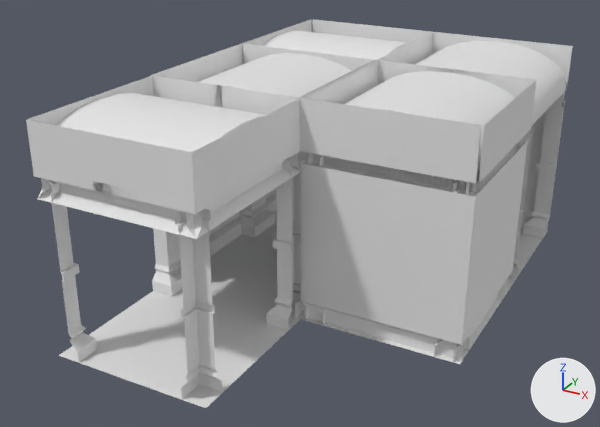
The Blender file Modular_Dungeon.blend: old version first, new version second.
Both versions are drawn from a 50 mm lens placed at (6.37, -9.26, 10.41), pointed at (-2.83, 7.47, 2.05). Lighting does not change. The marker at lower right points along +X, +Y and +Z. Materials are left out; every surface is plain grey.

The scene before the commit, as lines of its bpy script (objects in view):
```python
ob_cross = bpy.data.objects.new('Cross', me_texturescom_pavement_cobblestoneold_1k_albedo)
ob_cross.location = (-4.0, 4.0, 0.0)
ob_cross.rotation_euler = (0.0, 0.0, -1.571)  # degrees (0, 0, -90)
ob_floor__straight = bpy.data.objects.new('Floor (Straight)', me_texturescom_pavement_cobblestoneold_1k_albedo)
ob_floor__straight.location = (-4.0, 8.0, 0.0)
ob_pillar = bpy.data.objects.new('Pillar', me_plane)
ob_pillar.parent = ob_floor__straight
ob_pillar.location = (0.0, 0.0, 0.0)
ob_pillar_001 = bpy.data.objects.new('Pillar.001', me_plane)
ob_pillar_001.parent = ob_cross
ob_pillar_001.location = (-8.0, 0.0, 0.0)
ob_roof_curved4 = bpy.data.objects.new('Roof_Curved4', me_texturescom_pavement_cobblestoneold_1k_albedo_003)
ob_roof_curved4.parent = ob_floor__straight
ob_roof_curved4.location = (0.0, 0.0, 1.485)
ob_roof_curved4_003 = bpy.data.objects.new('Roof_Curved4.003', me_texturescom_pavement_cobblestoneold_1k_albedo_003)
ob_roof_curved4_003.parent = ob_cross
ob_roof_curved4_003.location = (-8.0, 0.0, 1.485)
ob_t_j = bpy.data.objects.new('T_J', me_texturescom_pavement_cobblestoneold_1k_albedo)
ob_t_j.location = (0.0, 12.0, 0.0)
ob_t_j.rotation_euler = (0.0, 0.0, -3.142)  # degrees (0, 0, -180)
ob_toptrim = bpy.data.objects.new('TopTrim', me_texturescom_pavement_cobblestoneold_1k_albedo_006)
ob_toptrim.parent = ob_floor__straight
ob_toptrim.location = (0.0, 0.0, 0.0)
ob_toptrim.rotation_euler = (0.0, 0.0, 1.571)  # degrees (0, 0, 90)
ob_toptrim_001 = bpy.data.objects.new('TopTrim.001', me_texturescom_pavement_cobblestoneold_1k_albedo_006)
ob_toptrim_001.parent = ob_cross
ob_toptrim_001.location = (-8.0, 0.0, 0.0)
ob_toptrim_001.rotation_euler = (0.0, 0.0, 1.571)  # degrees (0, 0, 90)
# also in view: 'Roof_Curved4.005' at (0.0, 8.0, 4.98); 'Roof_Curved4.009' at (-4.0, 12.0, 4.98); 'TopTrim.003' at (0.0, 8.0, 4.65); 'Roof_Curved4.004' at (-4.0, 4.0, 4.4); 'DeadEnd' at (0.0, 8.0, 0.0)
```
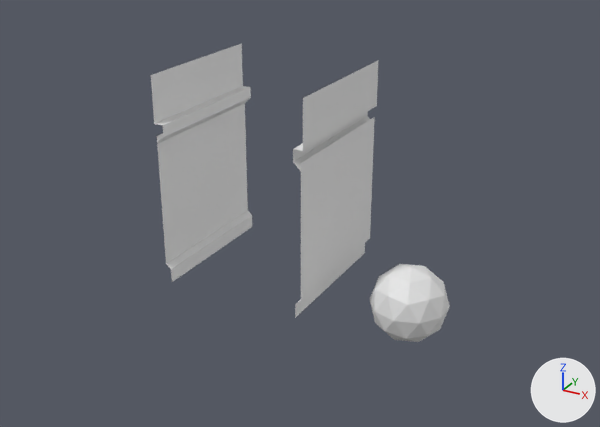
Pixel boxes (x1, y1, x2, y2) of what changed, in the pictures (600 x 427 px):
'Wall.004', hidden
    before: (300, 98, 481, 361)
'TopTrim.002', hidden
    before: (26, 85, 301, 239)
'Cross', hidden
    before: (58, 290, 300, 408)
'Pillar.001', hidden
    before: (46, 155, 294, 399)
'Wall.001', hidden
    before: (299, 60, 537, 361)
'TopTrim.001', hidden
    before: (27, 76, 300, 239)
'Roof_Curved4.003', hidden
    before: (56, 93, 265, 152)
'Roof_Curved4.005', hidden
    before: (345, 71, 515, 170)
'Roof_Curved4.007', hidden
    before: (415, 41, 566, 118)
'Floor (Straight)', hidden
    before: (210, 230, 304, 319)
'Roof_Curved4', hidden
    before: (199, 53, 352, 97)
'Pillar.003', hidden
    before: (509, 82, 568, 278)
'TopTrim', hidden
    before: (152, 44, 377, 171)
'Roof_Curved4.009', hidden
    before: (262, 30, 410, 60)
'TopTrim.004', hidden
    before: (377, 32, 572, 145)
'Pillar', hidden
    before: (176, 172, 301, 303)
'Wall.002', hidden
    before: (437, 32, 573, 232)
'Wall.003', hidden
    before: (312, 19, 432, 43)
'TopTrim.005', hidden
    before: (243, 20, 433, 65)
'TopTrim.003', hidden
    before: (301, 63, 535, 182)
'DeadEnd', hidden
    before: (301, 286, 510, 364)
'Roof_Curved4.004', hidden
    before: (40, 169, 131, 198)
'T_J', hidden
    before: (506, 227, 548, 288)
'Pillar.002', hidden
    before: (315, 138, 523, 356)
'Pillar.004', hidden
    before: (259, 195, 275, 230)
'Wall.005', hidden
    before: (242, 20, 309, 212)
'Roof_Curved4.008', hidden
    before: (531, 85, 566, 126)
'Corner', hidden
    before: (266, 210, 277, 232)
'Wall', unchanged, uncovered by the edit
    both: (151, 43, 378, 318)
'Icosphere', unchanged, uncovered by the edit
    after: (370, 264, 450, 342)

What changed in the scene script:
```text
Change ob_floor__straight:
    add ob_floor__straight.hide_render = True
Change ob_pillar:
    add ob_pillar.hide_render = True
Change ob_roof_curved4:
    add ob_roof_curved4.hide_render = True
Change ob_toptrim:
    add ob_toptrim.hide_render = True
Change ob_cross:
    add ob_cross.hide_render = True
Change ob_pillar_001:
    add ob_pillar_001.hide_render = True
Change ob_roof_curved4_003:
    add ob_roof_curved4_003.hide_render = True
Change ob_toptrim_001:
    add ob_toptrim_001.hide_render = True
Change ob_roof_curved4_004:
    add ob_roof_curved4_004.hide_render = True
Change ob_toptrim_002:
    add ob_toptrim_002.hide_render = True
Change ob_deadend:
    add ob_deadend.hide_render = True
Change ob_wall_001:
    add ob_wall_001.hide_render = True
Change ob_pillar_002:
    add ob_pillar_002.hide_render = True
Change ob_roof_curved4_005:
    add ob_roof_curved4_005.hide_render = True
Change ob_toptrim_003:
    add ob_toptrim_003.hide_render = True
Change ob_t_j:
    add ob_t_j.hide_render = True
Change ob_wall_002:
    add ob_wall_002.hide_render = True
Change ob_pillar_003:
    add ob_pillar_003.hide_render = True
Change ob_roof_curved4_007:
    add ob_roof_curved4_007.hide_render = True
Change ob_toptrim_004:
    add ob_toptrim_004.hide_render = True
Change ob_roof_curved4_008:
    add ob_roof_curved4_008.hide_render = True
Change ob_corner:
    add ob_corner.hide_render = True
Change ob_wall_003:
    add ob_wall_003.hide_render = True
Change ob_pillar_004:
    add ob_pillar_004.hide_render = True
Change ob_roof_curved4_009:
    add ob_roof_curved4_009.hide_render = True
Change ob_toptrim_005:
    add ob_toptrim_005.hide_render = True
Change ob_wall_004:
    add ob_wall_004.hide_render = True
Change ob_wall_005:
    add ob_wall_005.hide_render = True
```
